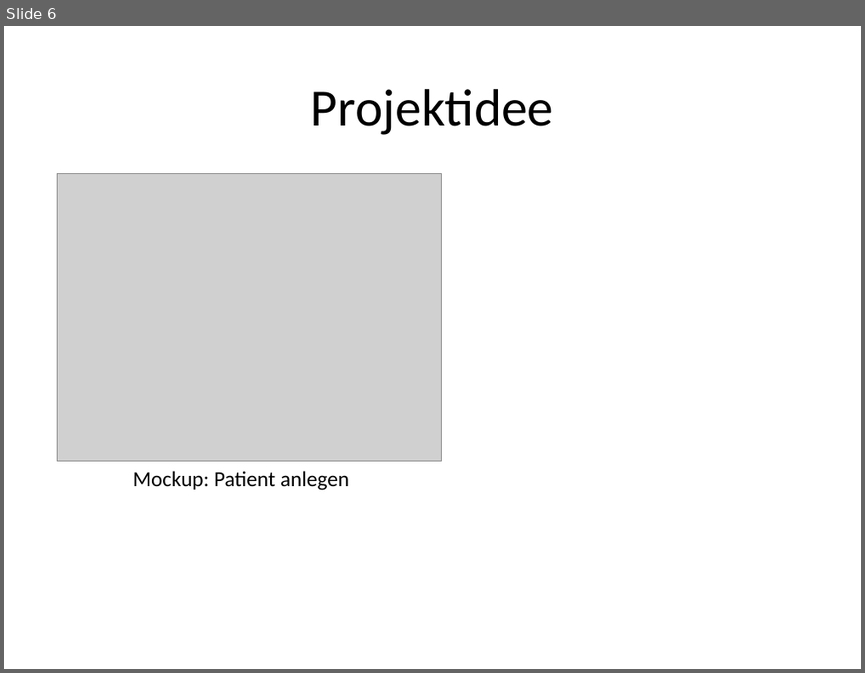
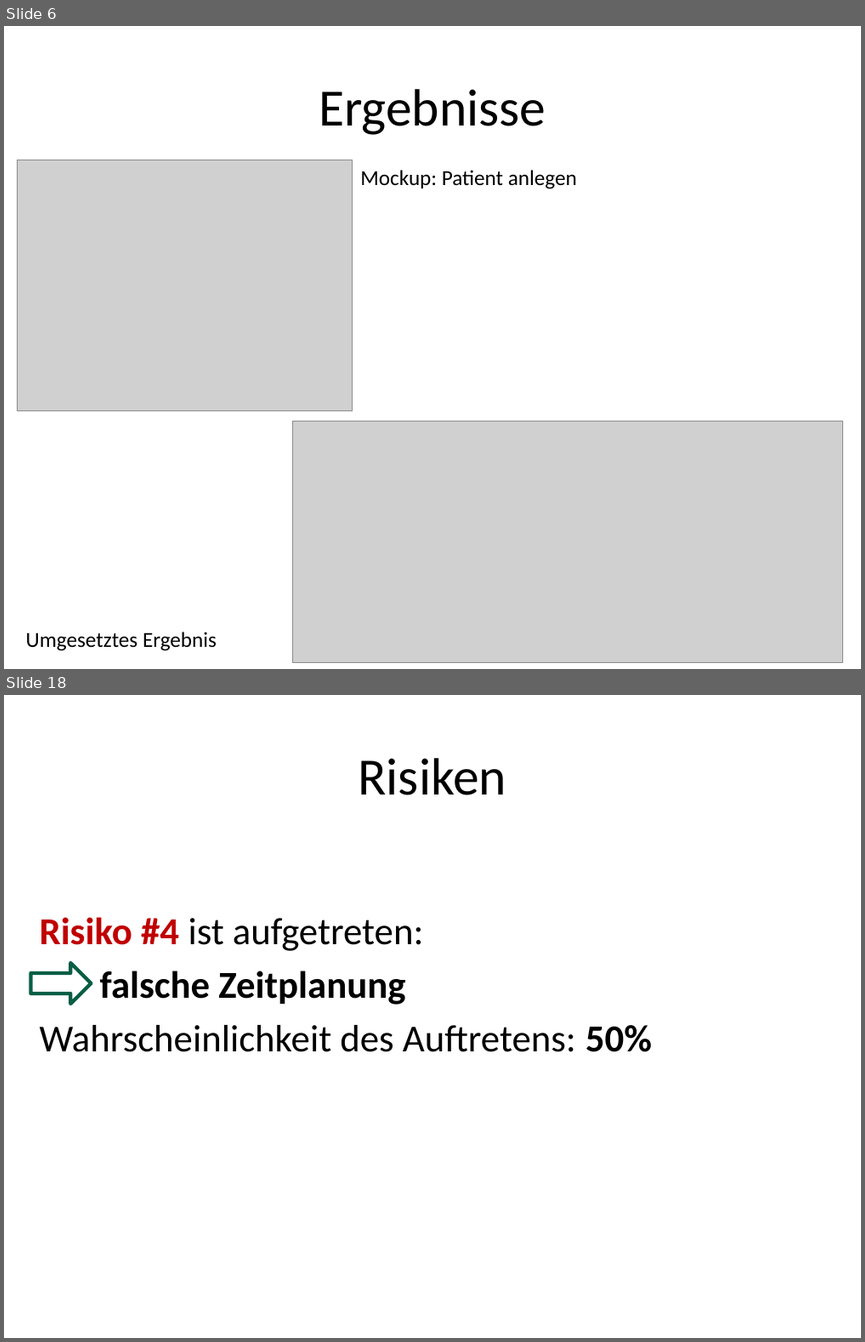
Before and after one commit to valeriapag/E-Mood-Tracker, a slide deck: Doku/endpräsentation-ehalth.pptx. Shown one above the other, each under a label of ours: slide 6 before the commit, slides 6 and 18 after it; the slides between them are not shown. The pictures are 865x673 and 865x1342 pixels, drawn with LibreOffice and Linux fonts; fonts in the diff are those of the drawing; grey boxes stand for pictures. Boxes give left, top, right and bottom in pixels: in the first picture for what was removed or moved away, otherwise in the second. Text is boxed around its words. In the diff, an @@ line names an element or a change of style, - is before the commit and + after.

```diff
--- a/Doku/endpräsentation-ehalth.pptx
+++ b/Doku/endpräsentation-ehalth.pptx
@@ slide 18 added at box(4, 695, 861, 1338), background #FFFFFF @@
@@ title added at box(358, 758, 506, 795), 44 pt, text #000000 @@
+Risiken
@@ text added at box(40, 917, 652, 1052), 32 pt, text #000000 @@
+Risiko #4 ist aufgetreten:
+falsche Zeitplanung
+Wahrscheinlichkeit des Auftretens: 50%
@@ right arrow added at box(30, 962, 91, 1004), outline #075E45 3 pt @@
@@ slide 6 changed as well @@
@@ title at box(318, 89, 545, 135): text changed @@
-Projektidee
+Ergebnisse
@@ picture: place and size @@
-picture at box(57, 173, 441, 461)
+picture at box(18, 159, 352, 411)
@@ text "Mockup: Patient anlegen": place and size @@
-text "Mockup: Patient anlegen" at box(133, 471, 349, 490)
+text "Mockup: Patient anlegen" at box(360, 170, 577, 189)
@@ picture added at box(293, 421, 843, 662) @@
@@ text added at box(26, 631, 216, 651), 18 pt, text #000000 @@
+Umgesetztes Ergebnis
```
Also in this commit, not shown: 4 other slides changed, 13 other slides added, 2 slides removed, 1 other file.
